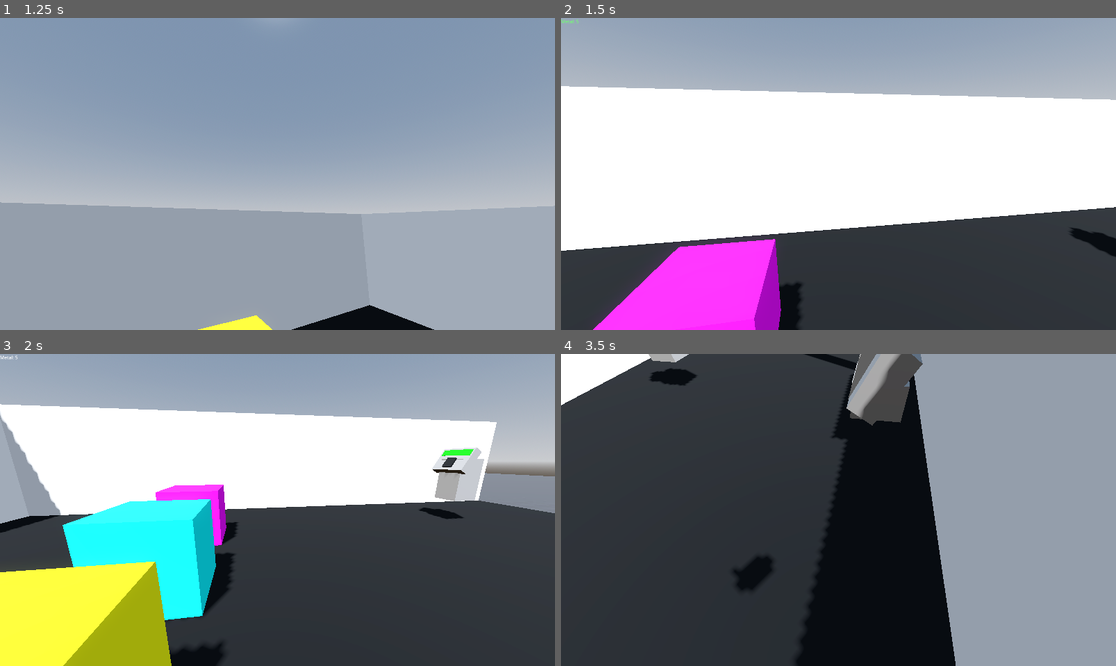
Above: before the commit, frames 1-4 (two rows, left to right).
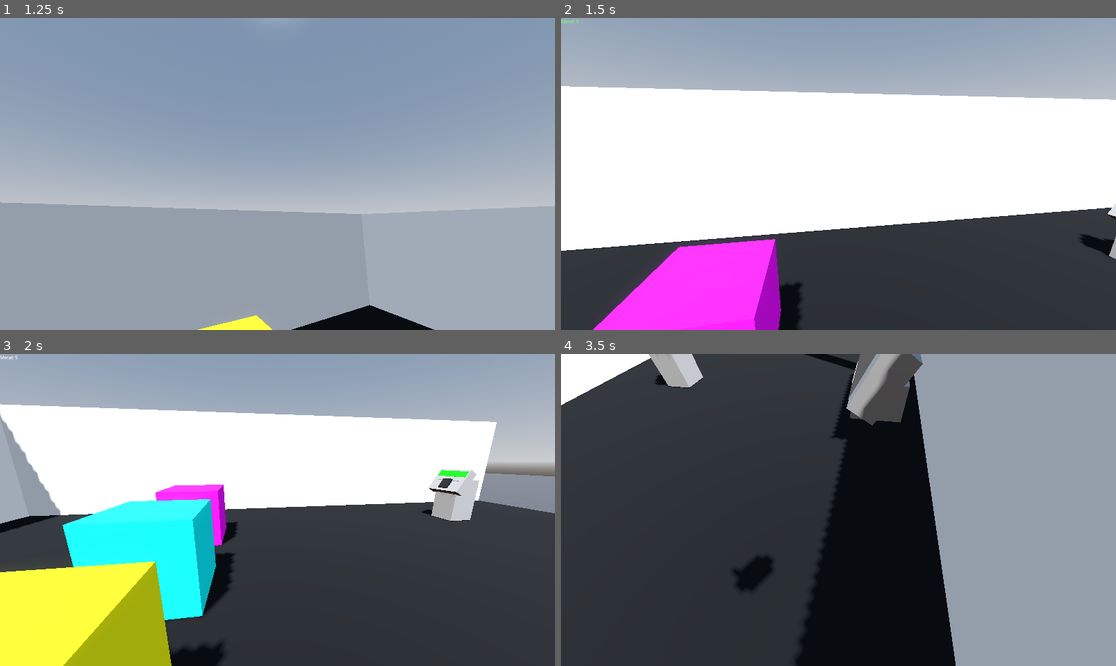
Above: after the commit, the same moments.

Repository: BlackLita/HOMESPACE
Game: Godot game, scene res://scenes/worlds/test_world.tscn
The game is run twice, just before and just after one commit, with the same random seed, the same clock (stepped at 60 frames per second) and the same inputs.
Inputs (mouse positions are in pixels of both pictures, inside the frame that each line leads up to):
- Up to frame 1 (1.25 s): tap Enter at 0.5 s; move the mouse to (399, 158) at 0.52 s; hold D (right) from 0.53 s (still down); hold E (interact) from 0.53 s (still down); tap Space (jump) at 0.77 s
- Up to frame 2 (1.5 s): move the mouse to (727, 189) at 1.27 s; release D (right) at 1.28 s; release E (interact) at 1.28 s; hold S (back) from 1.28 s (still down); tap 1 (one) at 1.35 s
- Up to frame 3 (2 s): keep holding S (back); tap Space (jump) at 1.52 s
- Up to frame 4 (3.5 s): move the mouse to (894, 441) at 2.02 s; release S (back) at 2.03 s; hold D (right) 2.03-2.78 s; tap 3 (three) at 2.1 s; tap Space (jump) at 2.75, 3.02 s; move the mouse to (810, 572) at 2.77 s; hold W (forward) from 2.78 s (still down); tap 2 (two) at 2.85 s

Frame 1 is identical in both runs. In frame 2, 0.3% of the frame differs, in the area x 91-100%, y 59-78%; in frame 3, 1.4%, in the area x 75-88%, y 29-54%; in frame 4, 0.7%.

Commit message:
fix: minor changes have been added

Diff:
--- a/scenes/Ship/ship.tscn
+++ b/scenes/Ship/ship.tscn
@@ -121,7 +121,7 @@
 ship = NodePath("../..")
 
 [node name="JumoConsole" parent="Interior" unique_id=1156442337 instance=ExtResource("9_sls6b")]
-transform = Transform3D(-4.371139e-08, 0, 1, 0, 1, 0, -1, 0, -4.371139e-08, -4.4249973, 1, 2.1965423)
+transform = Transform3D(-4.371139e-08, 0, 1, 0, 1, 0, -1, 0, -4.371139e-08, -4.4249973, 0.48319387, 2.1965423)
 
 [node name="Exterior" type="Node3D" parent="." unique_id=527494957]
 
--- a/scripts/player/ResourceManager.gd
+++ b/scripts/player/ResourceManager.gd
@@ -52,14 +52,14 @@
 
 func can_afford(cost: Dictionary) -> bool:
 	for resource in cost:
-		if not has_resource(resource, cost[resource]):
+		if !has_resource(resource, cost[resource]):
 			return false
 	return true
 
 func spend(cost: Dictionary) -> bool:
-	if not can_afford(cost):
+	if !can_afford(cost):
 		for resource in cost:
-			if not has_resource(resource, cost[resource]):
+			if !has_resource(resource, cost[resource]):
 				insufficient_resources.emit(resource, cost[resource], get_resource(resource))
 		return false
 	for resource in cost:
--- a/scripts/ship/system/ship_system.gd
+++ b/scripts/ship/system/ship_system.gd
@@ -26,9 +26,8 @@
 
 	if needs_repair():
 		current_hp = min(current_hp + amount, max_hp)
-
-	if was_broken and !is_broken():
-		repaired.emit()
+		if was_broken and !is_broken():
+			repaired.emit()
 
 func status_now() -> String:
 	if current_hp >= max_hp:
